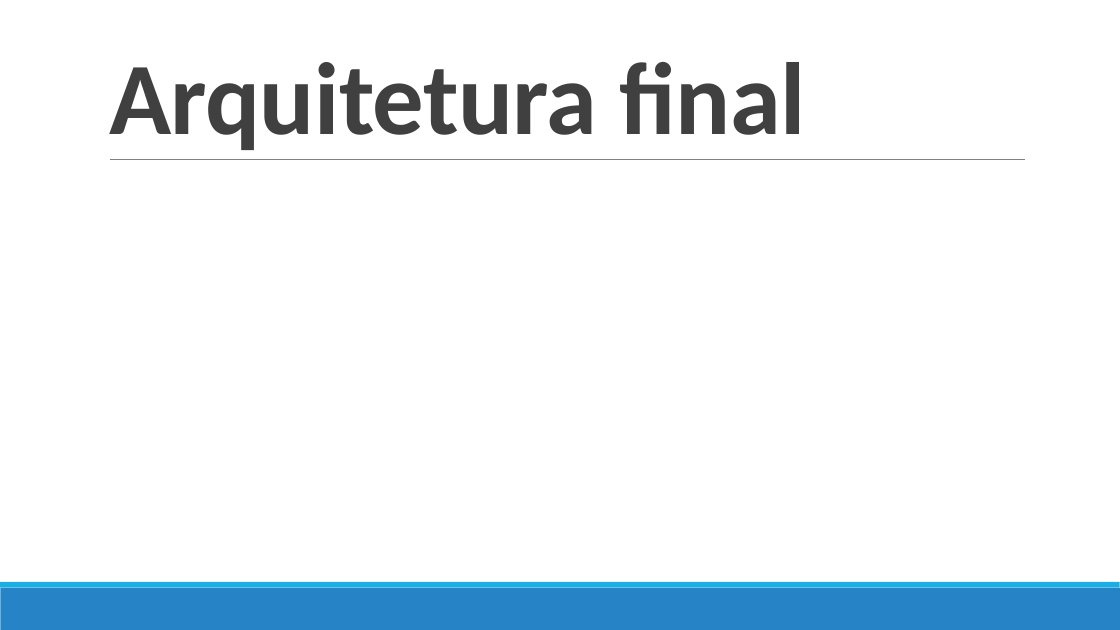
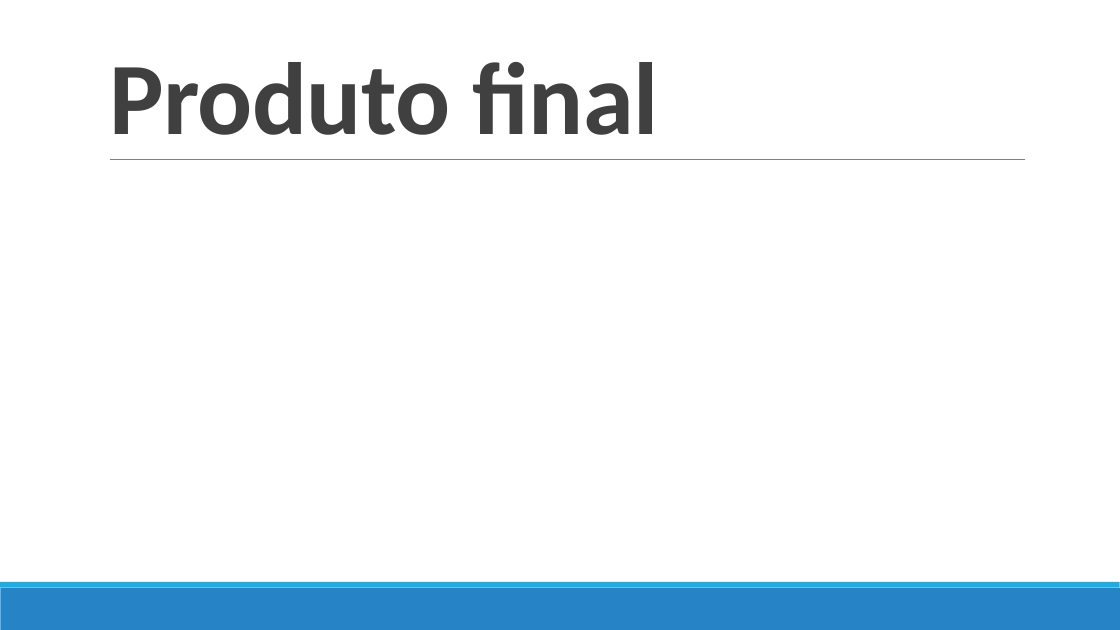
Before and after one commit to ruicalheno133/home-massage, a slide deck: slide 15 of Parte_III/Apresentação 3.pptx (slide 14 before the commit). Drawn at 1120x630 pixels with LibreOffice and Linux fonts; fonts in the diff are those of the drawing. Boxes give left, top, right and bottom in pixels: in the first picture for what was removed or moved away, otherwise in the second. Text is boxed around its words. In the diff, an @@ line names an element or a change of style, - is before the commit and + after.

```diff
--- a/Parte_III/Apresentação 3.pptx
+++ b/Parte_III/Apresentação 3.pptx
@@ title at box(109, 62, 658, 135): text changed @@
-Arquitetura final
+Produto final
```
Also in this commit, not shown: 6 other slides changed, 1 slide added.
